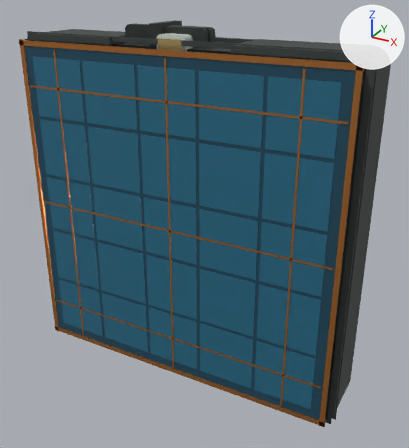
The glTF model assets/3d/flashlight-assembly.glb, before and after one commit.
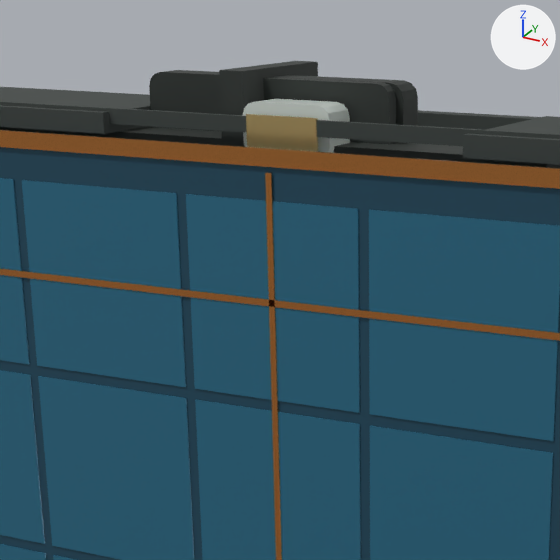
There are two pictures of each version: one whole from a camera (50 mm lens) standing at (0.0652, -0.1121, 0.0546) and looking at (0.0039, -0.0007, -0.0011), one close up on the part from 18% to 64% of the width and 0% to 42% of the height. Every picture has the same lights, and +X, +Y and +Z are marked at upper right. The last two pictures show the newer version. Vertices at exactly the same position are counted once.

In view in the first close-up: 'enclosure', 'solar_lid', 'switch'.
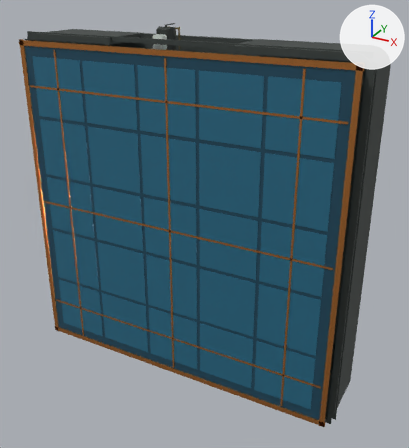
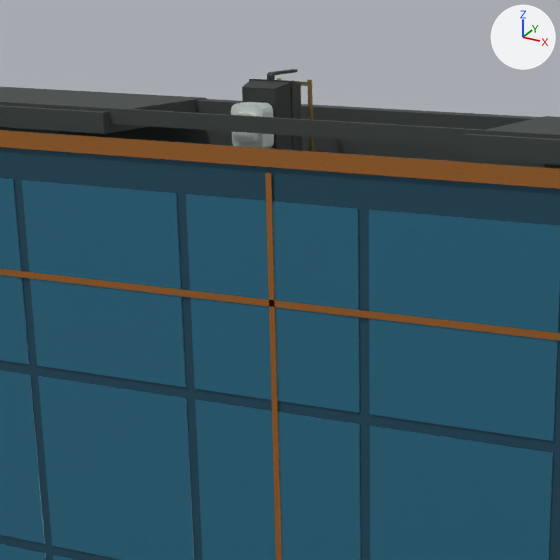
Pixel boxes (x1, y1, x2, y2) of what changed, in the close-ups (560 x 560 px):
'switch', reshaped: before (0, 61, 560, 168); after (231, 69, 313, 151)
part 1 of me_switch, added: after (307, 80, 313, 151)
part 2 of me_switch, added: after (242, 69, 302, 151)
part 3 of me_switch, added: after (231, 102, 274, 148)
part 4 of me_switch, deleted (beige): before (246, 114, 318, 151)
part 5 of me_switch, deleted: before (0, 61, 560, 168)

The change, as a list of edits to the scene's bpy script:
```text
Change me_switch:
    used by ob_switch; location = (0.0, 0.0, 0.0)
    remove me_switch.from_pydata(...)  # 140 vertices, 260 faces; spans x -0.03..0.0189, y -0.007..0.0047, z 0.0372..0.0452
    add me_switch.from_pydata(...)  # 518 vertices, 1010 faces; spans x -0.0068..-0.0032, y -0.0058..0.0016, z 0.0378..0.0448
    me_switch part 1: a new loose piece, a box spanning x -0.00383..-0.00347, y 0.00129..0.00141, z 0.03845..0.04415, in mat_switchcontact (beige #d3b87c)
    me_switch part 2: a new loose piece of 419 vertices spanning x -0.0068..-0.0032, y -0.0038..0.0016, z 0.0378..0.0448, in mat_switchplastic (dark grey #2c322f)
    me_switch part 3: a new loose piece of 67 vertices spanning x -0.0063..-0.0037, y -0.0058..-0.0038, z 0.0397..0.0429, in mat_switchactuator (white #dde6df)
    me_switch part 4: the loose piece of 8 vertices spanning x -0.0039..0.0019, y -0.007..-0.0069, z 0.0402..0.0424 is deleted
    me_switch part 5: 132 vertices removed from x -0.03..0.0189, y -0.0064..0.0047, z 0.0372..0.0452
    other edits to the shape of me_switch do not show in these pictures
```
